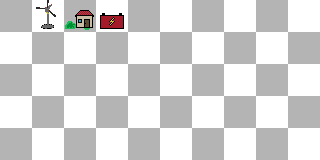
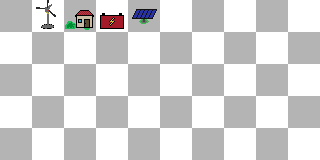
Layer changes from the first (320, 160) image to the second:
painted on "Layer 2" over [132, 9, 157, 24]
